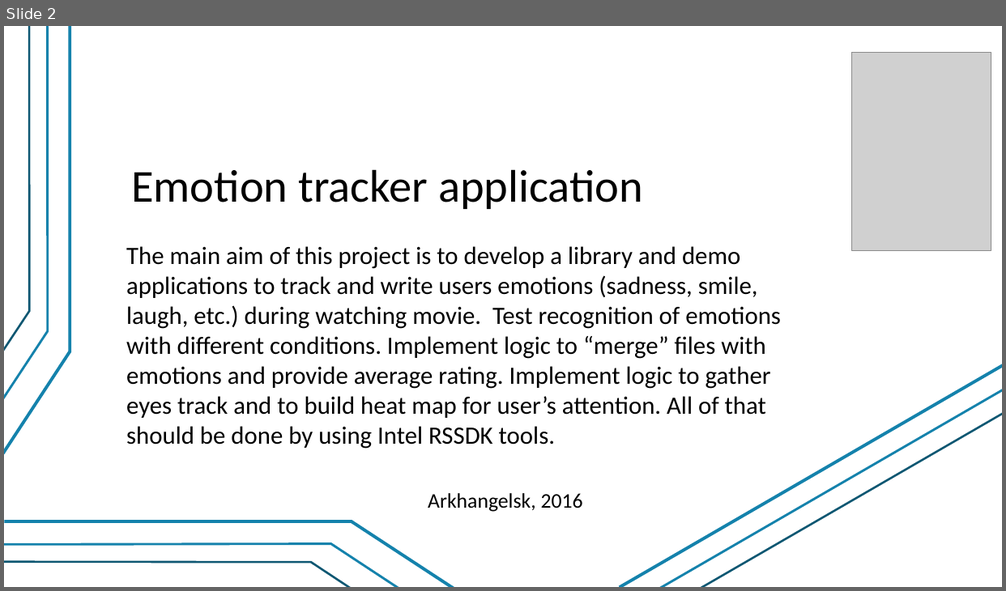
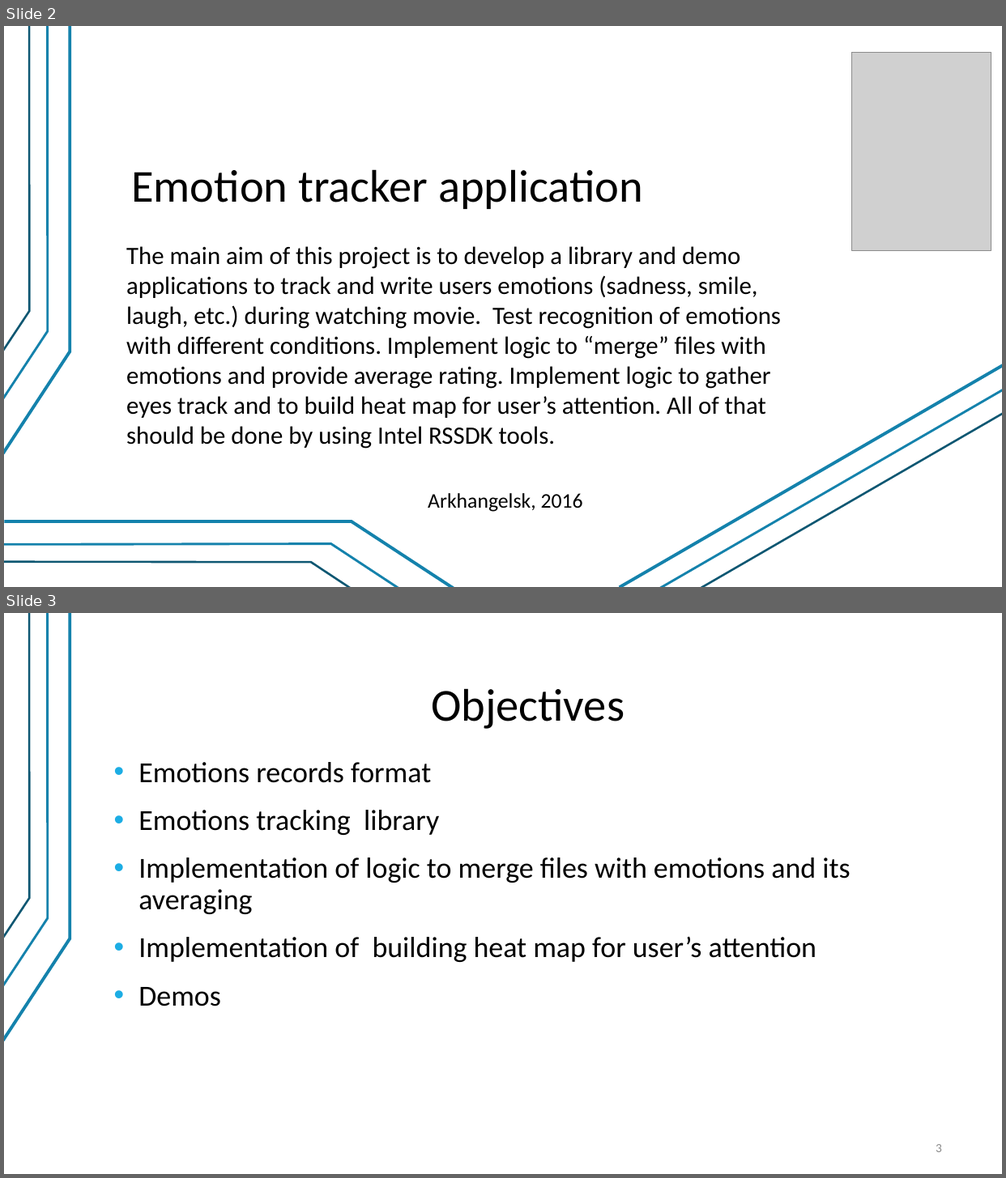
Before and after one commit to valber-8/emotracker, a slide deck: EmotionsTracker.pptx. Shown one above the other, each under a label of ours: slide 2 before the commit, slides 2 and 3 after it. The pictures are 1006x591 and 1006x1178 pixels, drawn with LibreOffice and Linux fonts; fonts in the diff are those of the drawing; grey boxes stand for pictures. Boxes give left, top, right and bottom in pixels: in the first picture for what was removed or moved away, otherwise in the second. Text is boxed around its words. In the diff, an @@ line names an element or a change of style, - is before the commit and + after.

```diff
--- a/EmotionsTracker.pptx
+++ b/EmotionsTracker.pptx
@@ slide 3 added at (4,613,1002,1174), background #FFFFFF; not listed: 3 template elements that a slide beside it also shows @@
@@ title added at (431,688,624,729), 44 pt, text #000000 @@
+Objectives
@@ text added at (138,762,850,1007), 28 pt, text #000000 @@
+• Emotions records format
+• Emotions tracking library
+• Implementation of logic to merge files with emotions and its averaging
+• Implementation of building heat map for user’s attention
+• Demos
@@ page number added at (936,1144,942,1152), 12 pt, text #8C8C8C @@
+3
```
Also in this commit, not shown: 13 other slides added, 1 slide removed, 23 other files.
